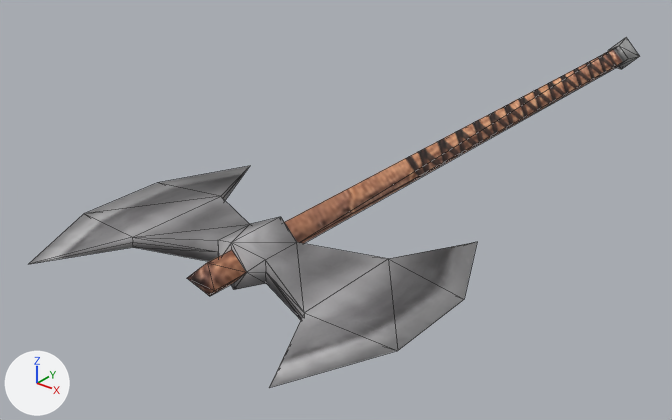
The Blender file models/items/weapons/medieval_weapons/two_handed_axe_1.blend: old version first, new version second.
The view is the same before and after, from a 50 mm lens placed at (0.397, -0.673, 0.313), pointed at (-0.07, -0.09, -0.049). Lighting does not change. The marker at lower left points along +X, +Y and +Z. The older version comes first. Mesh edges are drawn as thin lines.

Objects in the first picture: 'Blade', 'Handle'.
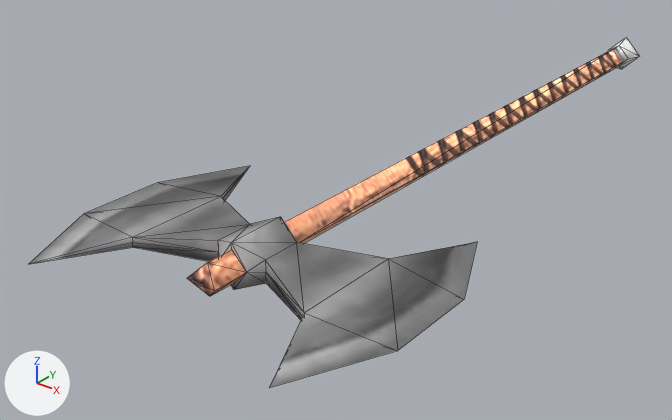
Boxes (x1, y1, x2, y2) around the edits, measured in the pictures (672 x 420 px):
'Handle', recoloured: (187, 37, 640, 296) in both

Edits to the bpy script that builds the scene:
```text
Add mat_mat_two_handed_axe_1_brighterhandle:
    mat_mat_two_handed_axe_1_brighterhandle = bpy.data.materials.new('mat_two_handed_axe_1_BrighterHandle')
    # colours: white #ffffff
    # uses the picture img_tex_two_handed_axe_1
Change ob_handle:
    add ob_handle.material_slots[0].link = 'OBJECT'; ob_handle.material_slots[0].material = mat_mat_two_handed_axe_1_brighterhandle
```
